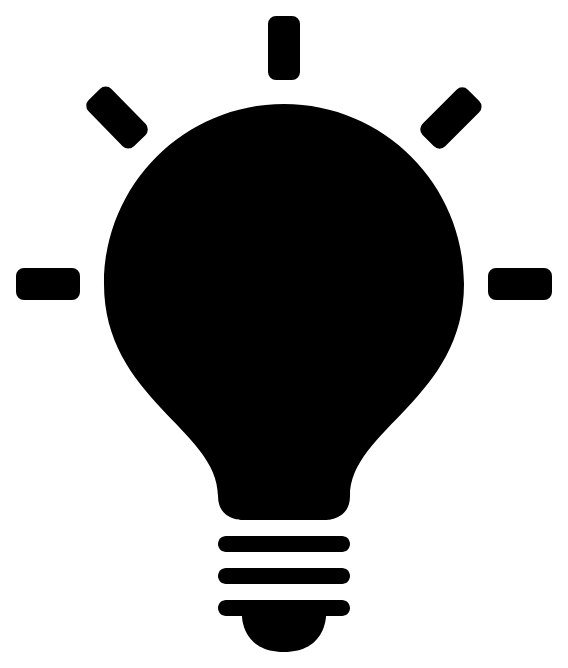
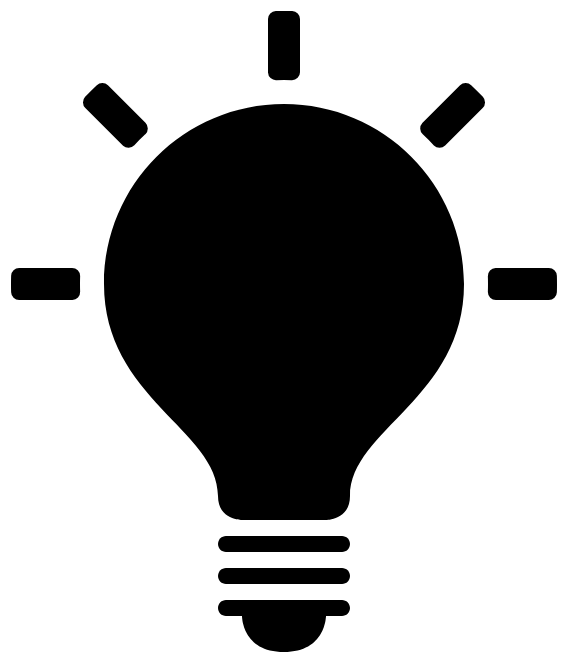
Comparing the layer stacks of the two 568×668 images. Changes:
pixels changed over left=11, top=11, right=557, bottom=300 (layer not identified)
